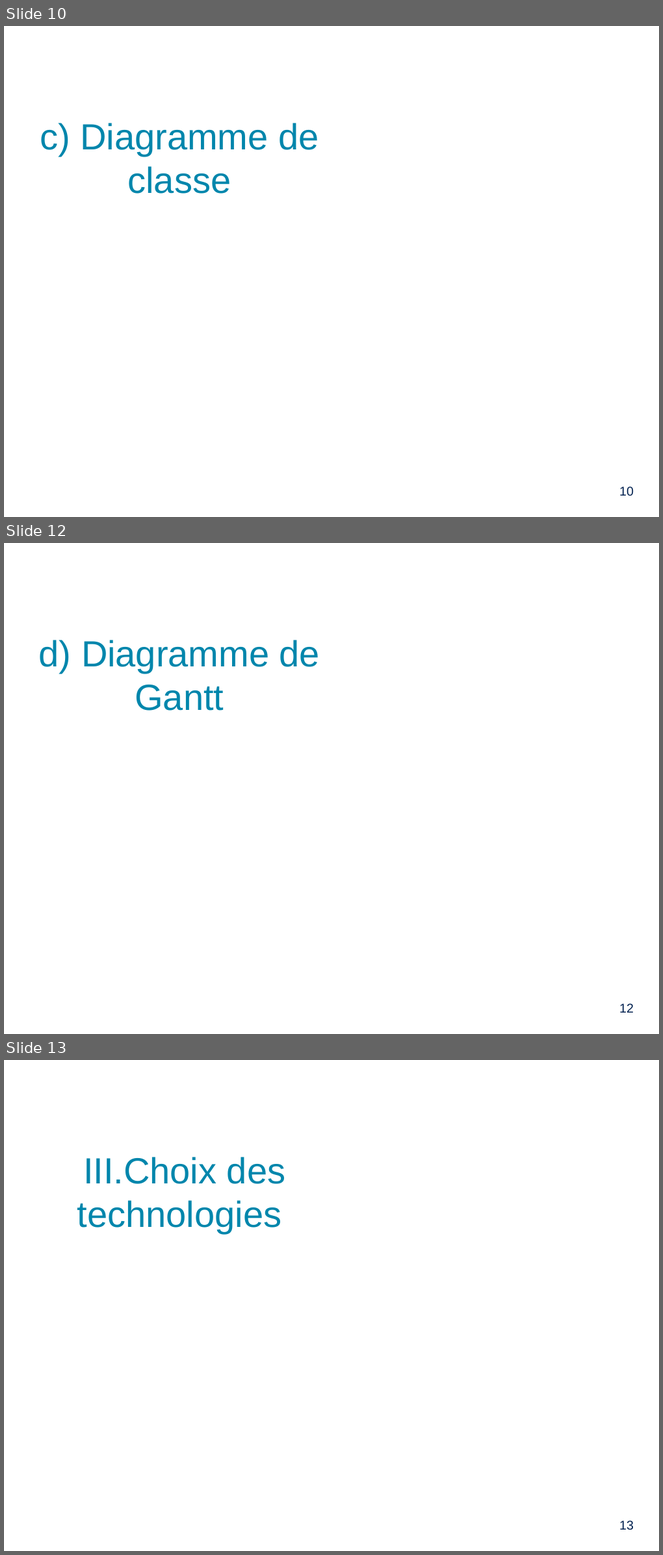
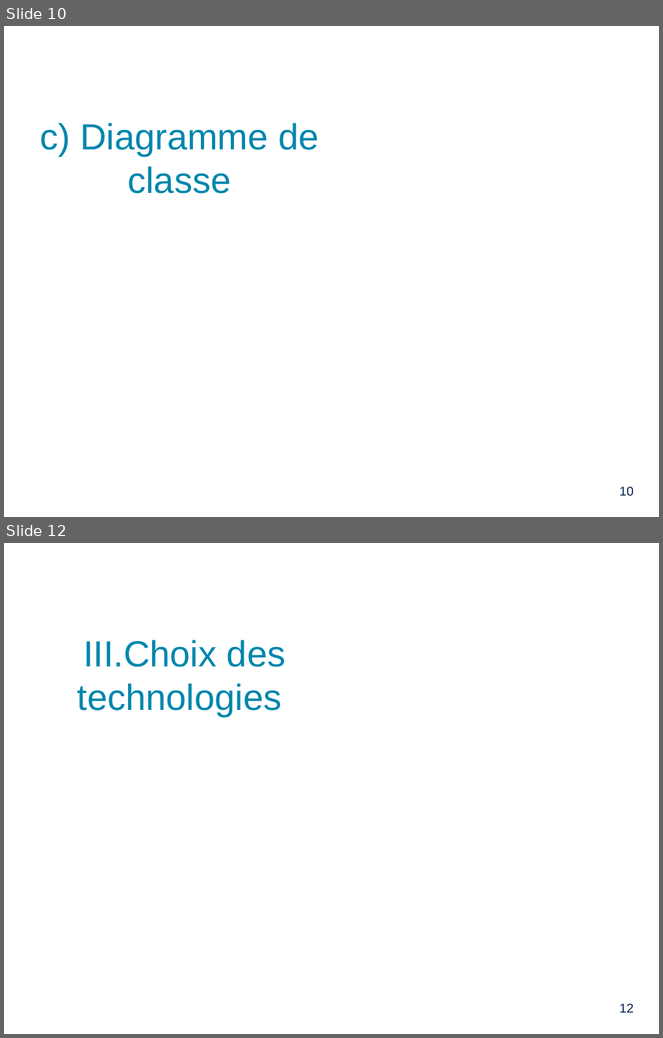
Before and after one commit to PinaudLucas/Projet, a slide deck: Lucas/Revue_2.odp. Shown one above the other, each under a label of ours: slides 10, 12 and 13 before the commit, slides 10 and 12 after it; the slides between them are not shown. The pictures are 663x1555 and 663x1038 pixels, drawn with LibreOffice and Linux fonts; fonts in the diff are those of the drawing; background and template pictures are left out. Boxes give left, top, right and bottom in pixels: in the first picture for what was removed or moved away, otherwise in the second. Text is boxed around its words. In the diff, an @@ line names an element or a change of style, - is before the commit and + after.

```diff
--- a/Lucas/Revue_2.odp
+++ b/Lucas/Revue_2.odp
@@ slide 12 removed at (4, 543, 659, 1034), background picture (left out) @@
@@ title removed at (39, 640, 320, 711) @@
-d) Diagramme de Gantt
@@ page number removed at (620, 1004, 634, 1013) @@
-12
@@ what was slide 13 is now slide 12 @@
@@ page number at (620, 1004, 634, 1013): text changed @@
-13
+12
```
Also in this commit, not shown: 4 slides changed, 3 other files.
